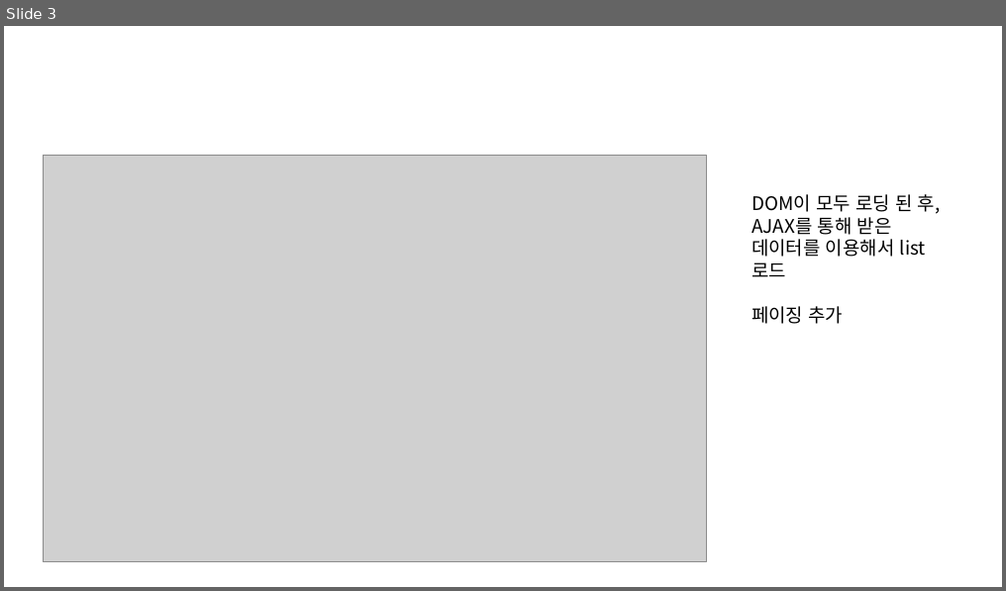
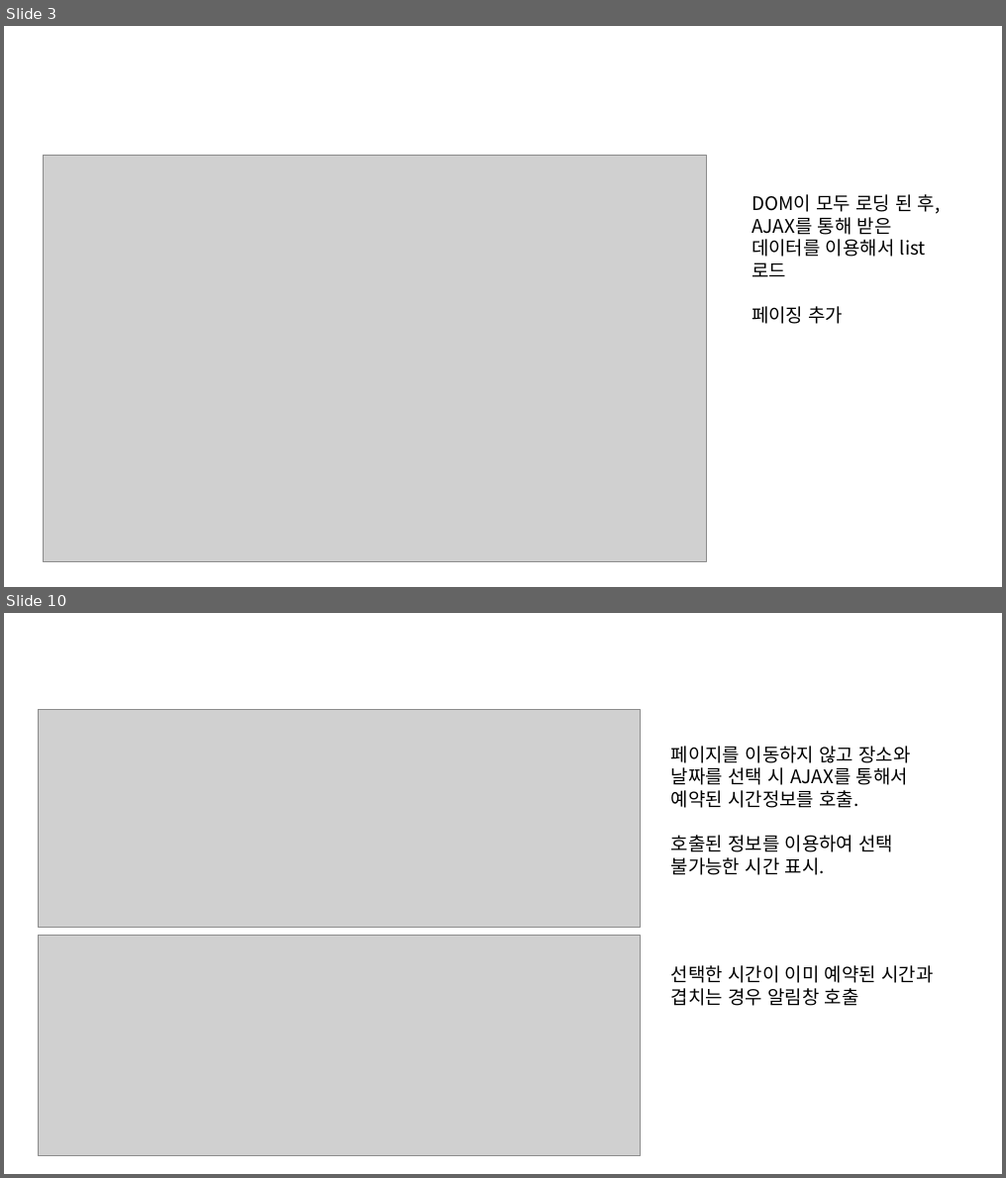
Before and after one commit to ezenteam2/e-Zone, a slide deck: 0 발표용 파워포인트/0424 4차발표/0424 project05 - 파워포인트 - 형준.pptx. Shown one above the other, each under a label of ours: slide 3 before the commit, slides 3 and 10 after it; the slides between them are not shown. The pictures are 1006x591 and 1006x1178 pixels, drawn with LibreOffice and Linux fonts; fonts in the diff are those of the drawing; grey boxes stand for pictures. Boxes give left, top, right and bottom in pixels: in the first picture for what was removed or moved away, otherwise in the second. Text is boxed around its words. In the diff, an @@ line names an element or a change of style, - is before the commit and + after.

```diff
--- a/0 발표용 파워포인트/0424 4차발표/0424 project05 - 파워포인트 - 형준.pptx
+++ b/0 발표용 파워포인트/0424 4차발표/0424 project05 - 파워포인트 - 형준.pptx
@@ slide 10 added at (4, 613, 1002, 1174), background #FFFFFF @@
@@ picture added at (38, 710, 641, 928) @@
@@ text added at (671, 746, 911, 875), 18 pt, text #000000 @@
+페이지를 이동하지 않고 장소와 날짜를 선택 시 AJAX를 통해서 예약된 시간정보를 호출.
+호출된 정보를 이용하여 선택 불가능한 시간 표시.
@@ picture added at (38, 936, 641, 1157) @@
@@ text added at (671, 965, 933, 1006), 18 pt, text #000000 @@
+선택한 시간이 이미 예약된 시간과 겹치는 경우 알림창 호출
```
Also in this commit, not shown: 9 other slides added, 2 other files.
